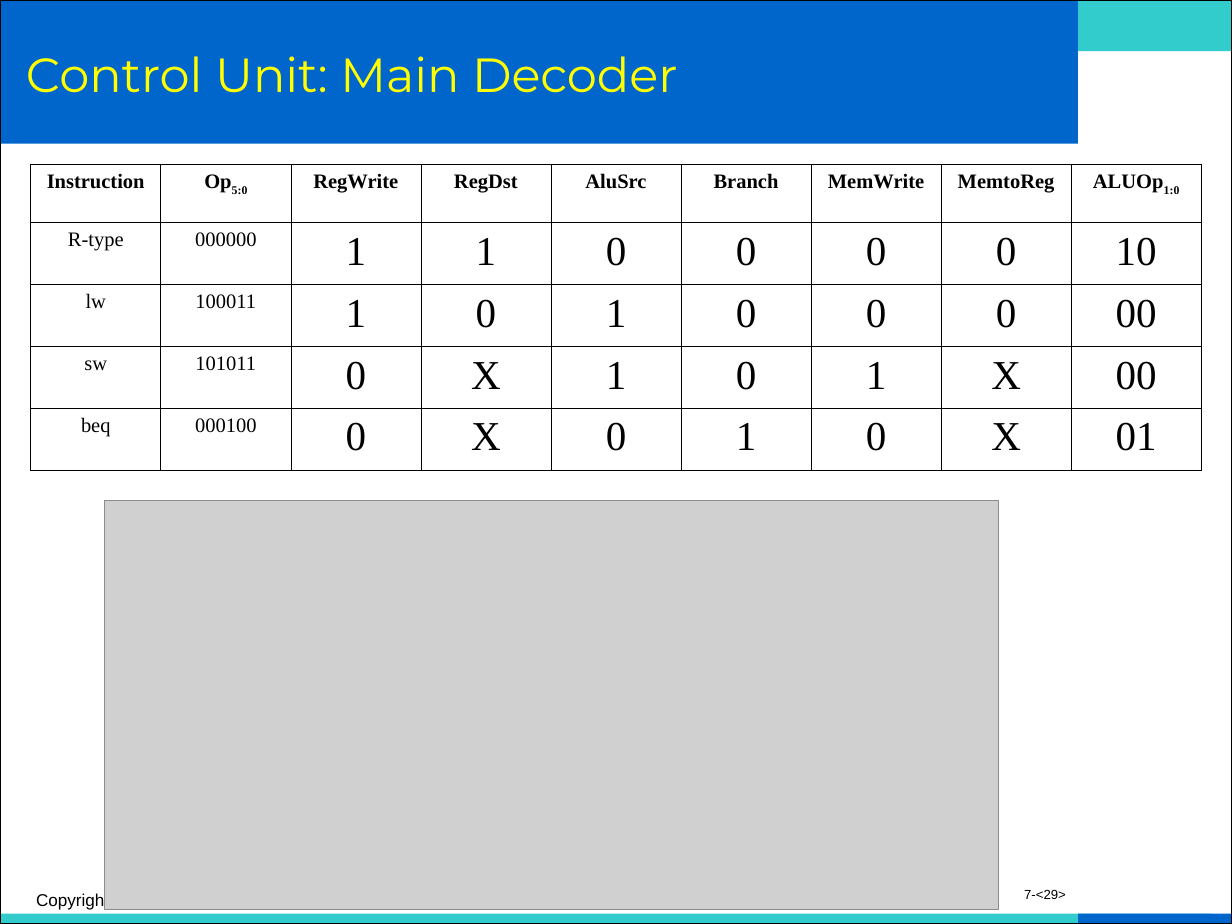
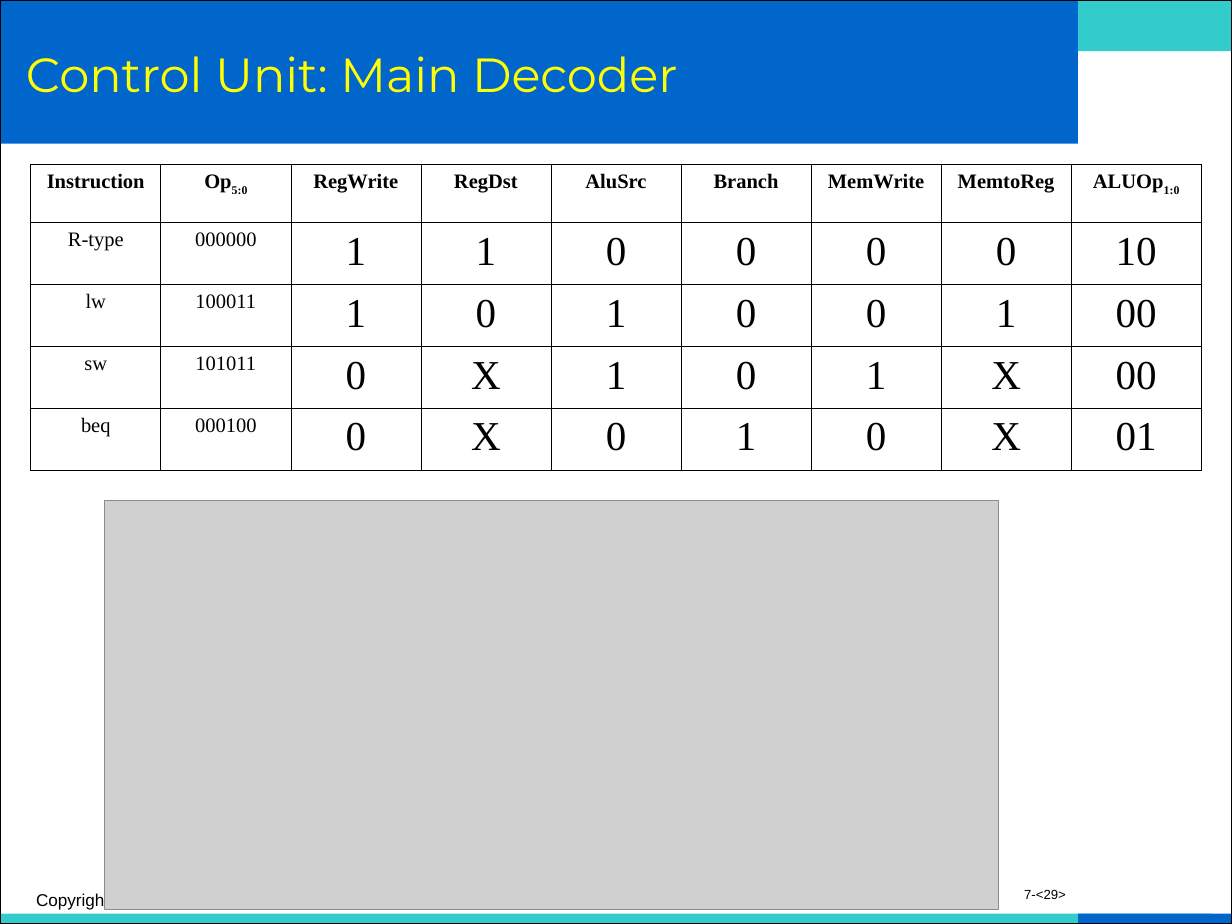
Before and after one commit to jeonggunlee/Computer_Arch_2018_Fall, a slide deck: slide 29 of NEWPPT/DDCA_Ch7_1_Single_Cycle.ppt. Drawn at 1232x924 pixels with LibreOffice and Linux fonts; fonts in the diff are those of the drawing; grey boxes stand for pictures; background and template pictures are left out. Boxes give left, top, right and bottom in pixels: in the first picture for what was removed or moved away, otherwise in the second. Text is boxed around its words. In the diff, an @@ line names an element or a change of style, - is before the commit and + after.

```diff
--- a/NEWPPT/DDCA_Ch7_1_Single_Cycle.ppt
+++ b/NEWPPT/DDCA_Ch7_1_Single_Cycle.ppt
@@ table at [31, 164, 1206, 469] @@
-row 3, column 8: 0
+row 3, column 8: 1
```
Also in this commit, not shown: 6 other slides changed, 1 slide added.
